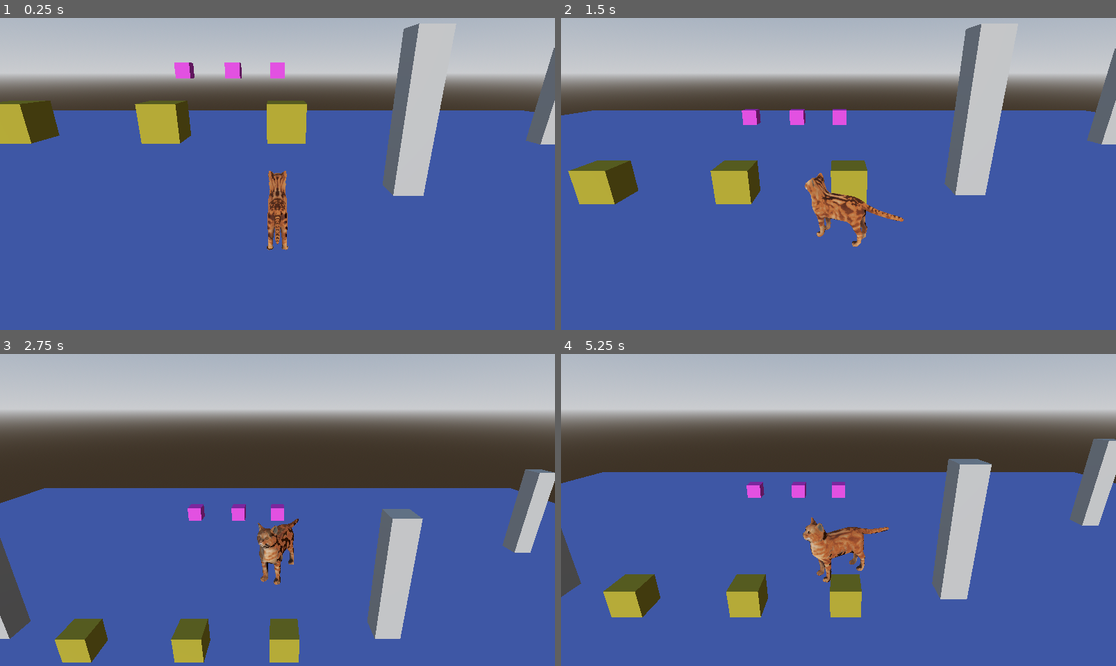
Above: before the commit, frames 1-4 (two rows, left to right).
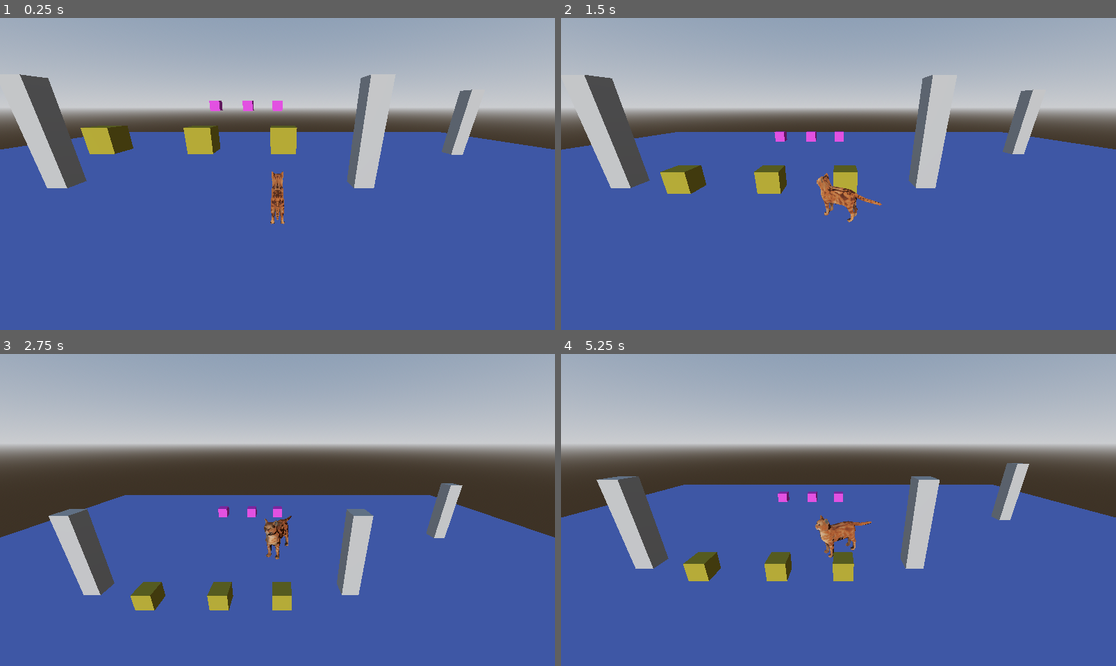
Above: after the commit, the same moments.

Repository: otsuki1153/Game-Jam-Base
Game: Godot game, scene res://Level Scenes/main.tscn
The game is run twice, just before and just after one commit, with the same random seed, the same clock (stepped at 60 frames per second) and the same inputs.
Inputs (mouse positions are in pixels of both pictures, inside the frame that each line leads up to):
- Up to frame 1 (0.25 s): no input
- Up to frame 2 (1.5 s): move the mouse to (866, 174) at 0.52 s; tap S (S) at 0.6 s; tap Enter at 1.25 s; move the mouse to (810, 174) at 1.27 s; tap A (A) at 1.35 s
- Up to frame 3 (2.75 s): tap S (S) at 1.55, 2.3 s; tap Space (Espaco) at 2 s; move the mouse to (288, 503) at 2.02 s; tap D (D) at 2.1 s
- Up to frame 4 (5.25 s): move the mouse to (832, 516) at 2.77 s; tap Space (Espaco) at 2.85, 5 s; tap S (S) at 3.05, 3.8, 4.35 s; move the mouse to (877, 513) at 3.52 s; click (877, 513) at 3.6 s; tap Enter at 4.25 s; move the mouse to (794, 506) at 4.27 s; move the mouse to (844, 510) at 5.02 s; tap W (W) at 5.1 s

The runs differ from the first frame. In frame 1, 35% of the frame differs, in the area x 0-100%, y 0-75%; in frame 2, 38%; in frame 3, 44%; in frame 4, 45%, in the area x 0-100%, y 0-85%.

Commit message:
fix(cam)

Diff:
--- a/treino-de-2.5-3d/Level Scenes/main.tscn
+++ b/treino-de-2.5-3d/Level Scenes/main.tscn
@@ -40,7 +40,8 @@
 
 [node name="Camera3D" type="Camera3D" parent="Player/Cam_pivot" unique_id=76587602]
 transform = Transform3D(1, 0, 0, 0, 0.9965829, 0.08259952, 0, -0.08259952, 0.9965829, 0, 0.60379887, 4.791954)
-fov = 58.0
+current = true
+fov = 80.0
 
 [node name="Enemy" parent="." unique_id=499718888 instance=ExtResource("2_8c7bq")]
 transform = Transform3D(1, 0, 0, 0, 1, 0, 0, 0, 1, 0, 6.914803, 12.688668)
